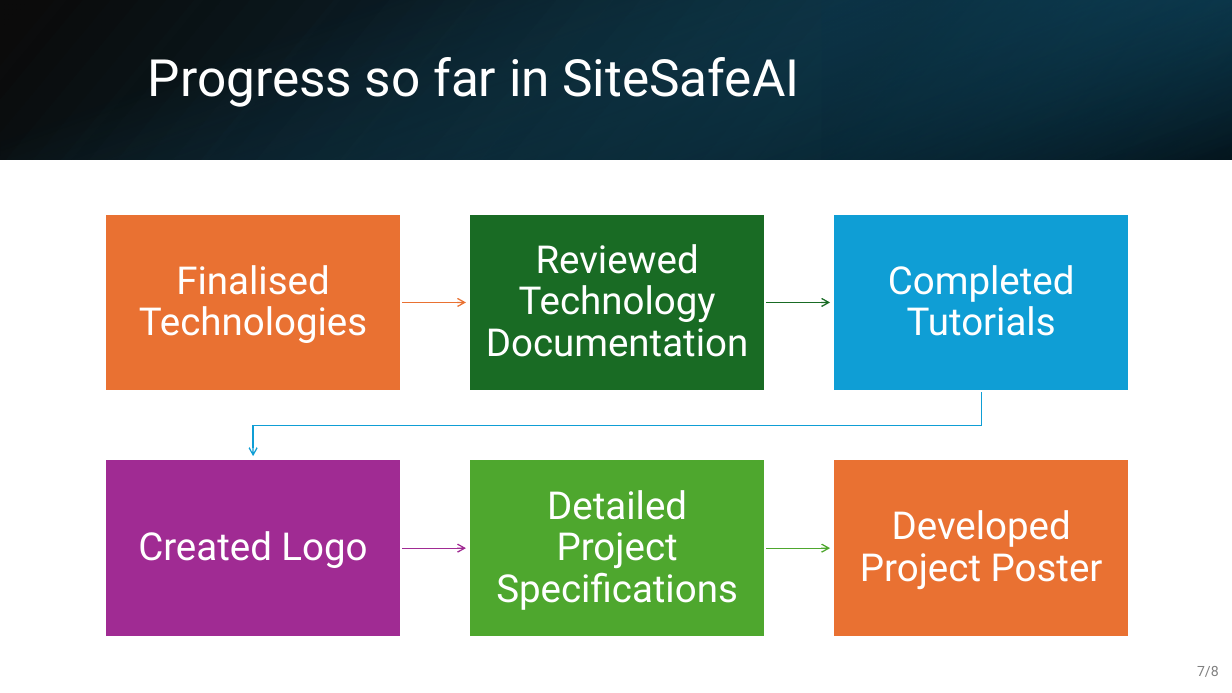
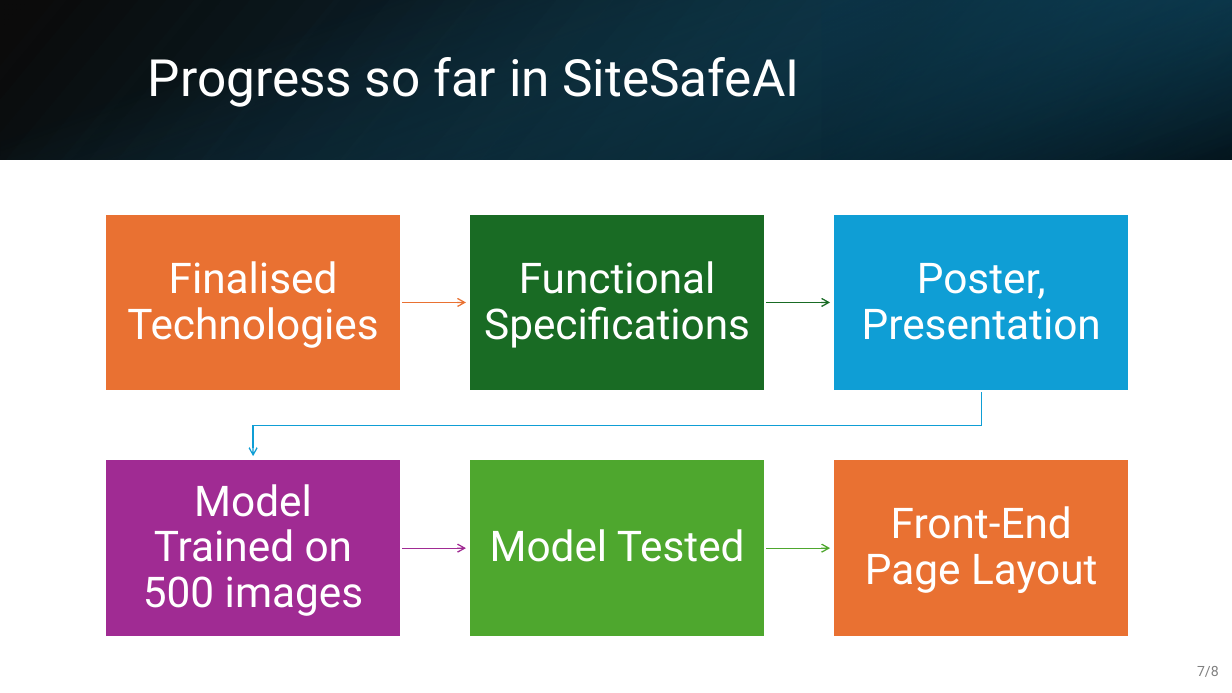
Before and after one commit to C00276177Tomas/SafeSiteAI, a slide deck: slide 7 of Presentation/SiteSafeAiPresentation.pptx. Drawn at 1232x693 pixels with LibreOffice and Linux fonts; fonts in the diff are those of the drawing. Boxes give left, top, right and bottom in pixels: in the first picture for what was removed or moved away, otherwise in the second. Text is boxed around its words. In the diff, an @@ line names an element or a change of style, - is before the commit and + after.

Commit message:
Presentation done so far changed to timeline

```diff
--- a/Presentation/SiteSafeAiPresentation.pptx
+++ b/Presentation/SiteSafeAiPresentation.pptx
@@ text "Finalised Technologies" at bbox=[127, 261, 378, 348]: size 30 to 33 pt; more space between paragraphs @@
@@ text at bbox=[484, 261, 750, 348]: text changed; size 30 to 33 pt @@
-Reviewed Technology Documentation
+Functional Specifications
@@ text at bbox=[862, 263, 1101, 340]: text changed; size 30 to 33 pt @@
-Completed Tutorials
+Poster, Presentation
@@ text at bbox=[143, 484, 363, 616]: text changed; size 30 to 33 pt @@
-Created Logo
+Model Trained on 500 images
@@ text at bbox=[865, 506, 1098, 593]: text changed; size 30 to 33 pt @@
-Developed Project Poster
+Front-End Page Layout
@@ text at bbox=[490, 529, 745, 562]: text changed; size 30 to 33 pt @@
-Detailed Project Specifications
+Model Tested
```
